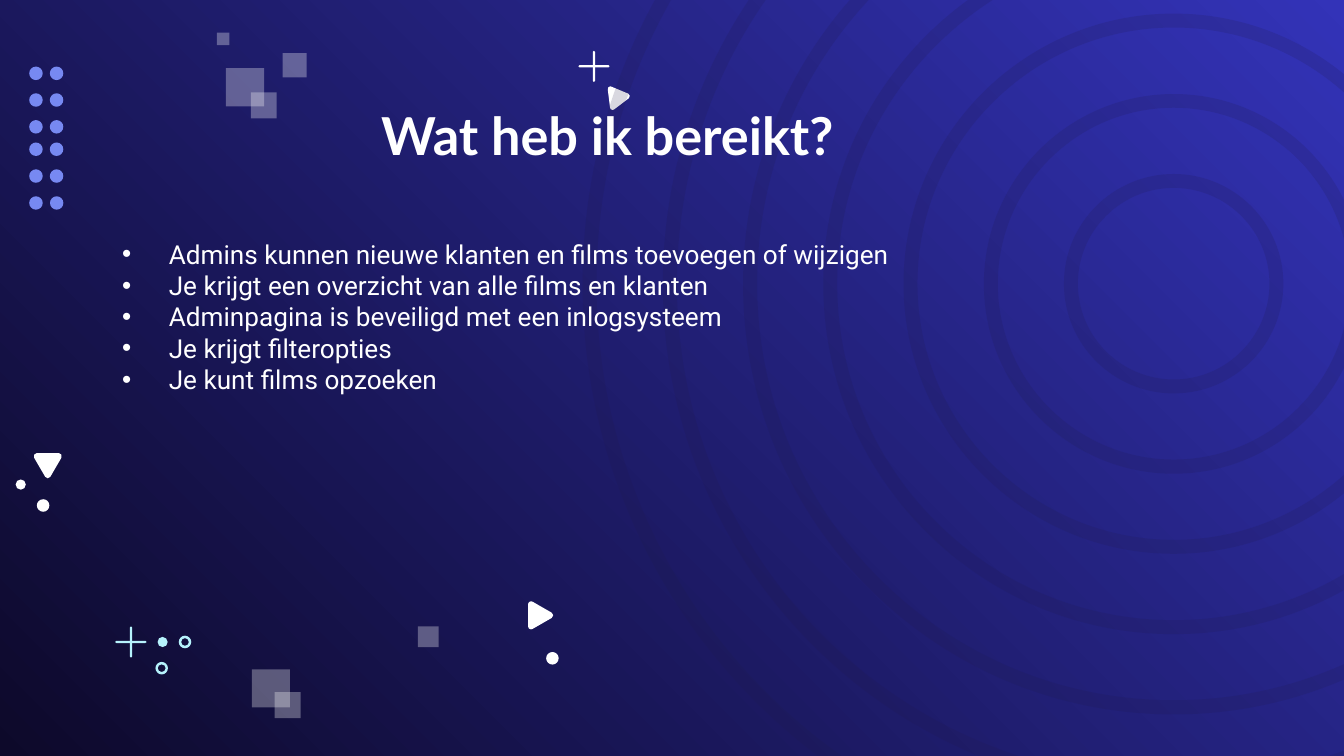
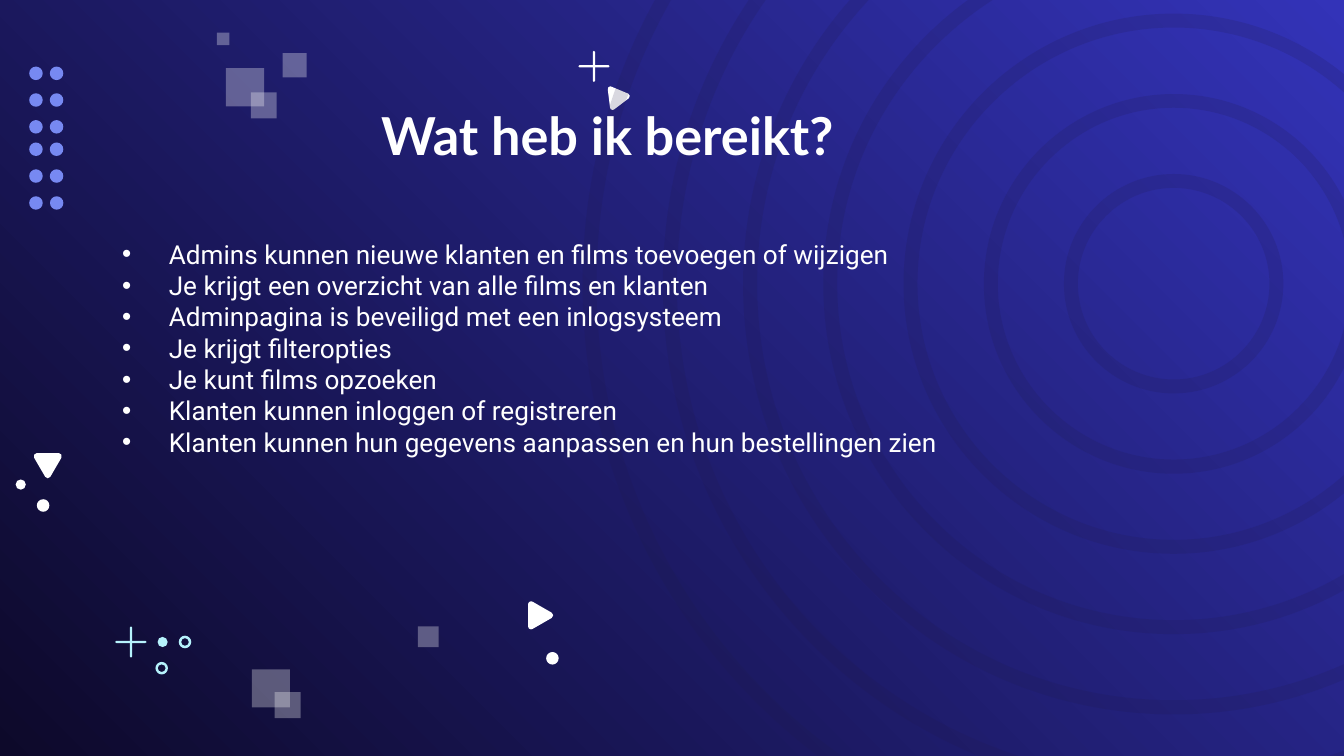
Before and after one commit to Aysetje/Jaarproject-movieheaven, a slide deck: slide 6 of Jaarproject opdracht 6.pptx. Drawn at 1344x756 pixels with LibreOffice and Linux fonts; fonts in the diff are those of the drawing. Boxes give left, top, right and bottom in pixels: in the first picture for what was removed or moved away, otherwise in the second. Text is boxed around its words. In the diff, an @@ line names an element or a change of style, - is before the commit and + after.

```diff
--- a/Jaarproject opdracht 6.pptx
+++ b/Jaarproject opdracht 6.pptx
@@ subtitle at box(169, 400, 937, 458): paragraphs added @@
+• Klanten kunnen inloggen of registreren
+• Klanten kunnen hun gegevens aanpassen en hun bestellingen zien
```
Also in this commit, not shown: 2 other slides changed, 3 other files.
